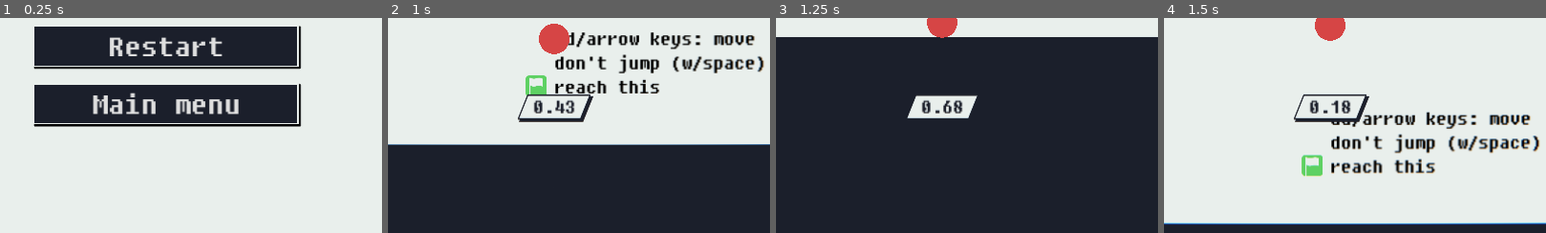
Above: before the commit, frames 1-4 (left to right).
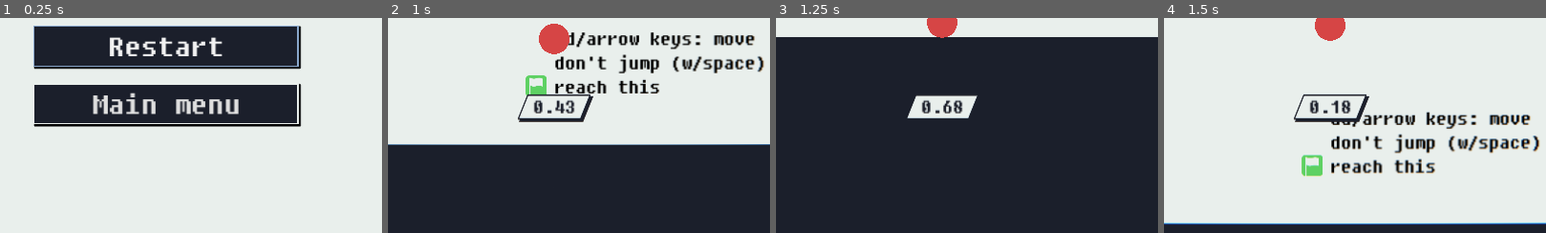
Above: after the commit, the same moments.

Repository: kagamiAL/CALHACKS_2024
Game: Godot game, scene res://scenes/UI/GameOver.tscn
Two runs of this game, one before a commit and one after it. Both use one fixed random seed, a clock stepped at 60 frames per second and the inputs below. This scene is started directly instead of the project's main scene.
Inputs:
- Up to frame 1 (0.25 s): no input
- Up to frame 2 (1 s): click "Restart" at 0.5 s
- Up to frame 3 (1.25 s): no input
- Up to frame 4 (1.5 s): click "Restart" at 1.25 s
The pictures show only the part of the screen within x 28-78%, y 50-100%; the shares and areas given below are measured in that part.

The runs differ from the first frame. In frame 1, 0.8% of the frame differs, in the area x 8-79%, y 3-23%; in frame 2, nothing differs; in frame 3, nothing differs; in frame 4, nothing differs.

Commit message:
Fix focus after game over

Diff:
--- a/scenes/UI/GameOver.gd
+++ b/scenes/UI/GameOver.gd
@@ -7,6 +7,7 @@
 # Called when the node enters the scene tree for the first time.
 func _ready():
 	time_label.text = "Time: " + str(player_time)
+	$CanvasLayer/VBoxContainer/Restart.grab_focus()
 
 func _on_main_menu_pressed():
 	get_node("/root/SceneSwitch").goto_scene("res://scenes/Main/Main.tscn")
